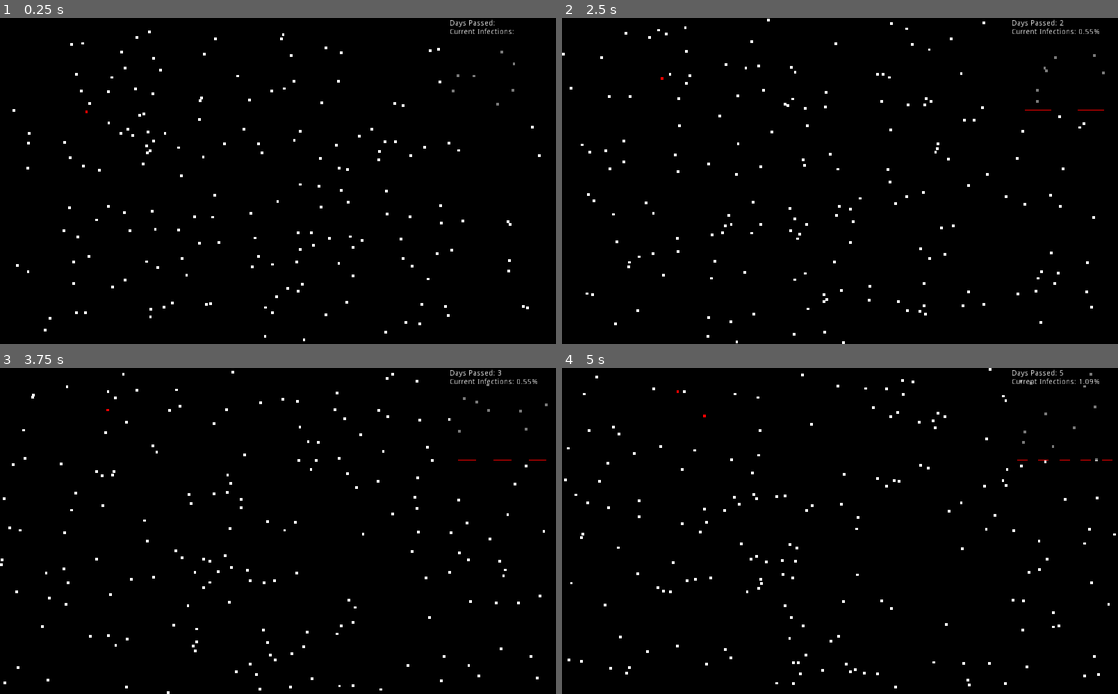
Above: before the commit, frames 1-4 (two rows, left to right).
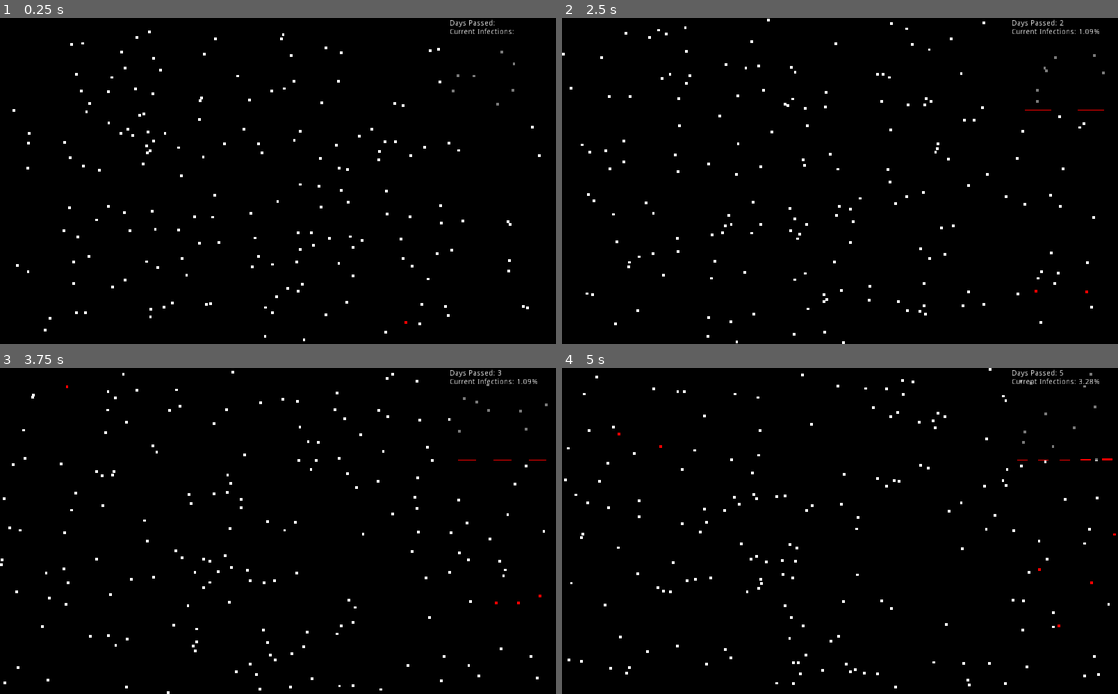
Above: after the commit, the same moments.

Repository: jonjondev/curve-flattener
Game: Godot game, scene res://main.tscn
Same seed, same stepped clock (60 frames per second), same inputs: the game is played once before the commit and once after it.
Inputs (mouse positions are in pixels of both pictures, inside the frame that each line leads up to):
- Up to frame 1 (0.25 s): no input
- Up to frame 2 (2.5 s): move the mouse to (962, 164) at 0.52 s; click (962, 164) at 0.67 s; drag from (728, 197) to (812, 246) at 1.27 s; move the mouse to (895, 109) at 2.02 s; click (895, 109) at 2.17 s
- Up to frame 3 (3.75 s): drag from (250, 596) to (111, 482) at 2.77 s; move the mouse to (444, 579) at 3.52 s; click (444, 579) at 3.67 s
- Up to frame 4 (5 s): drag from (673, 482) to (756, 449) at 4.27 s

The runs differ from the first frame. In frame 1, less than 0.1% of the frame differs, in the area x 15-74%, y 28-94%; in frame 2, less than 0.1%; in frame 3, less than 0.1%; in frame 4, less than 0.1%, in the area x 10-100%, y 3-80%.

Commit message:
Made nodes infect randomly

Diff:
--- a/main.tscn
+++ b/main.tscn
@@ -50,7 +50,6 @@
 
 [node name="Node" parent="." instance=ExtResource( 1 )]
 position = Vector2( 156.477, 179.015 )
-infected = true
 
 [node name="Node2" parent="." instance=ExtResource( 1 )]
 position = Vector2( 240.189, 176.439 )
--- a/player.gd
+++ b/player.gd
@@ -6,6 +6,15 @@
 var start_position
 var current_selection_box
 var current_selection_intensity
+
+func _ready():
+	var all_nodes = get_tree().get_nodes_in_group("node")
+	all_nodes[rand_range(0, all_nodes.size())].infect()
+	get_tree().create_timer(3).connect("timeout", self, "infect_random")
+
+func infect_random():
+	var all_nodes = get_tree().get_nodes_in_group("node")
+	all_nodes[rand_range(0, all_nodes.size())].infect()
 
 func _input(event):
 	if event is InputEventMouseButton:
